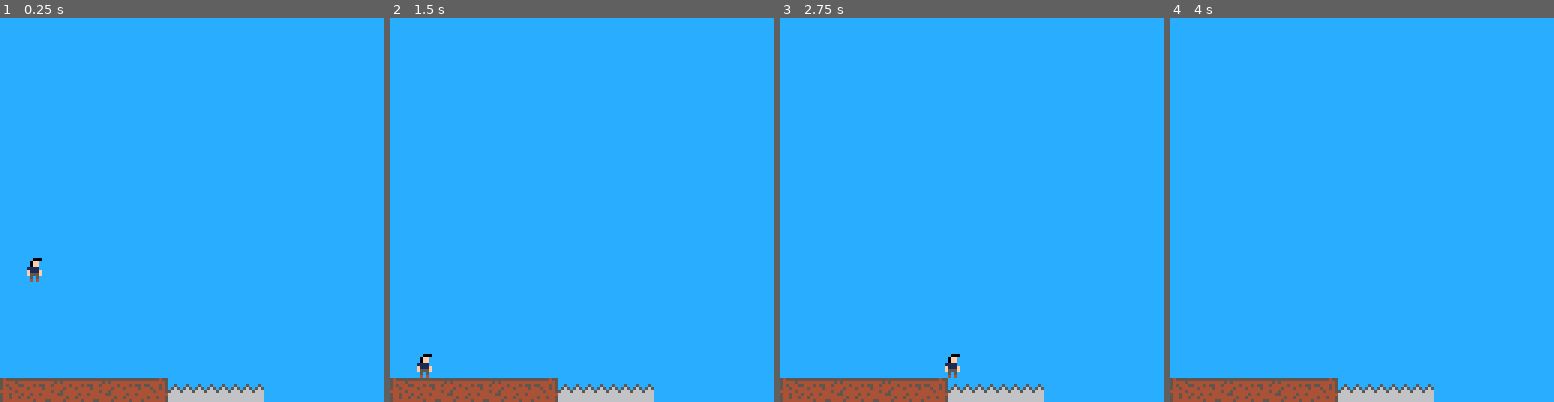
Above: before the commit, frames 1-4 (left to right).
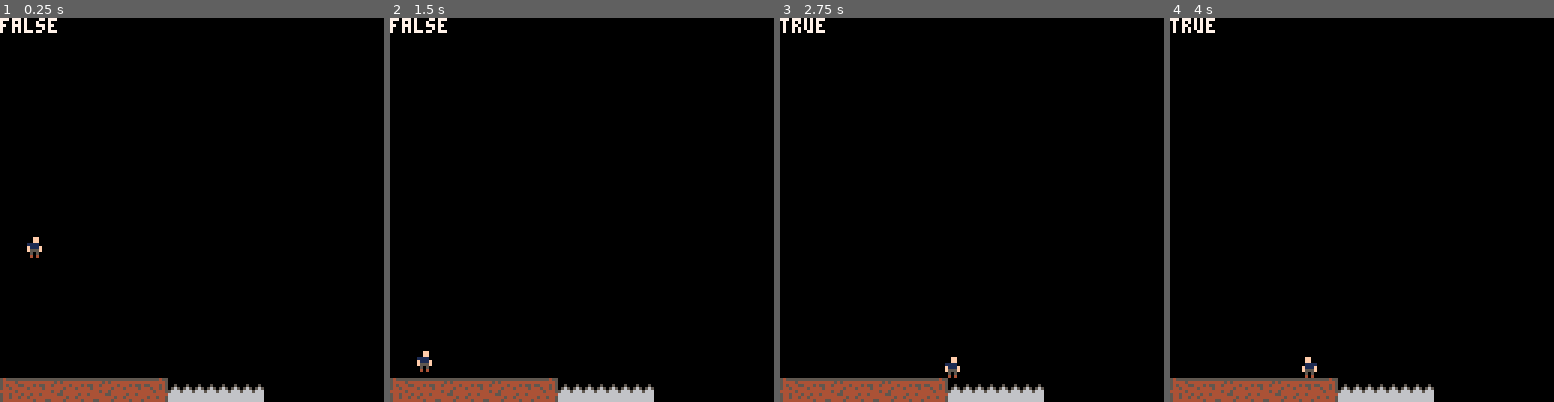
Above: after the commit, the same moments.

Repository: fredgreen182/TestPico8
Game: PICO-8 cartridge anim.p8
Two runs of this game, one before a commit and one after it. Both use one fixed random seed, a clock stepped at 60 frames per second and the inputs below.
Inputs:
- Up to frame 1 (0.25 s): no input
- Up to frame 2 (1.5 s): no input
- Up to frame 3 (2.75 s): hold Right 1.6-2.1 s; hold Up 2.15-2.42 s; hold Right from 2.47 s (still down)
- Up to frame 4 (4 s): release Right at 3.03 s; hold Left 3.08-3.58 s

The runs differ from the first frame. In frame 1, 96% of the frame differs, in the area x 0-100%, y 0-100%; in frame 2, 96%; in frame 3, 96%; in frame 4, 96%.

Commit message:
Anim.p8 salto
Salto parabolico. Con mucha velocidad no corrige posicion en Y

Diff:
--- a/anim.p8
+++ b/anim.p8
@@ -4,41 +4,54 @@
 player = {}
 player.x=1*8
 player.y =64
+player.vx=0
+player.vy=0
+player.ay=0
 player.sprite = 0
 player.prevsprite = 0
 player.moving = false
 player.grounded = false
 player.flip = false
 
+function _init()
+player.vy =1
+player.ay =0
+end
+
 function _update()
+  player.vy += player.ay
+		player.y += player.vy
 	if (btn(0)) then
 	  player.x-= 2
 	  player.flip = true
 	  move()
 	elseif (btn(1)) then
-	 		player.x+=2
-	 		player.flip = false
-	 		move()
+	 	player.x+=2
+	 	player.flip = false
+	 	move()
 	else
 	  player.prevsprite = 0
 	  player.sprite = 0
 	end
+
 	if (grounded(player)) then
+	 player.ay=0
+	 player.vy=0
 		if(btn(2)) then
-			player.y -=6
+			player.vy -=6
+			player.ay = 1
 		end
-	else
-		player.y +=2
 	end
 end
 
 function _draw()
 	cls()
-	rectfill(0,0,128,128,12)
-  mapdraw(0,0,0,0,16,16)
-  palt(2, true)
-  palt(0,false)
-  spr(player.sprite,player.x,player.y,1,1,player.flip)
+	//rectfill(0,0,128,128,12)
+ mapdraw(0,0,0,0,16,16)
+ palt(2, true)
+ palt(0,false)
+ spr(player.sprite,player.x,player.y,1,1,player.flip)
+ print(grounded(player),7)
 end
 
 function move()
